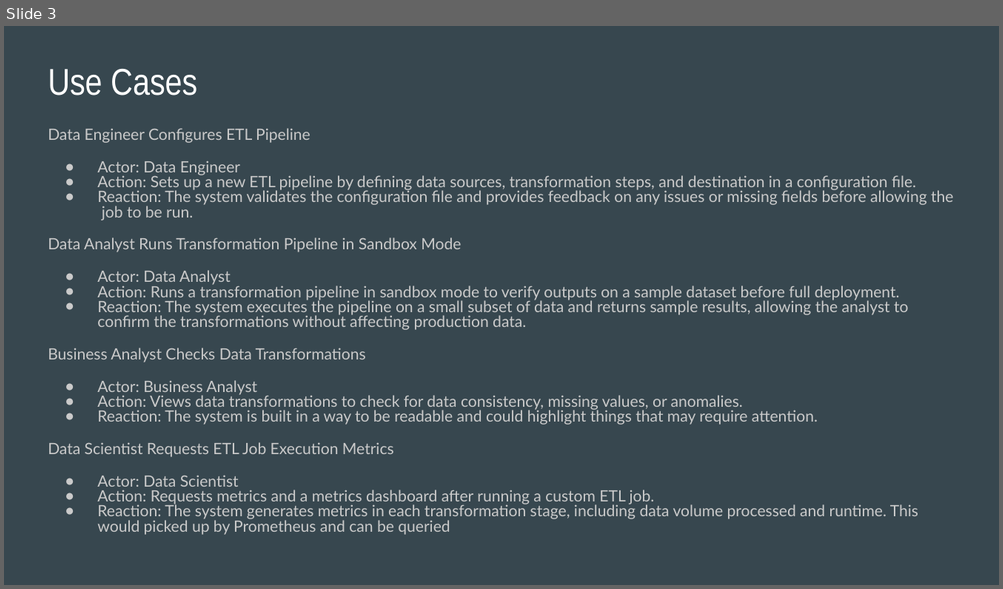
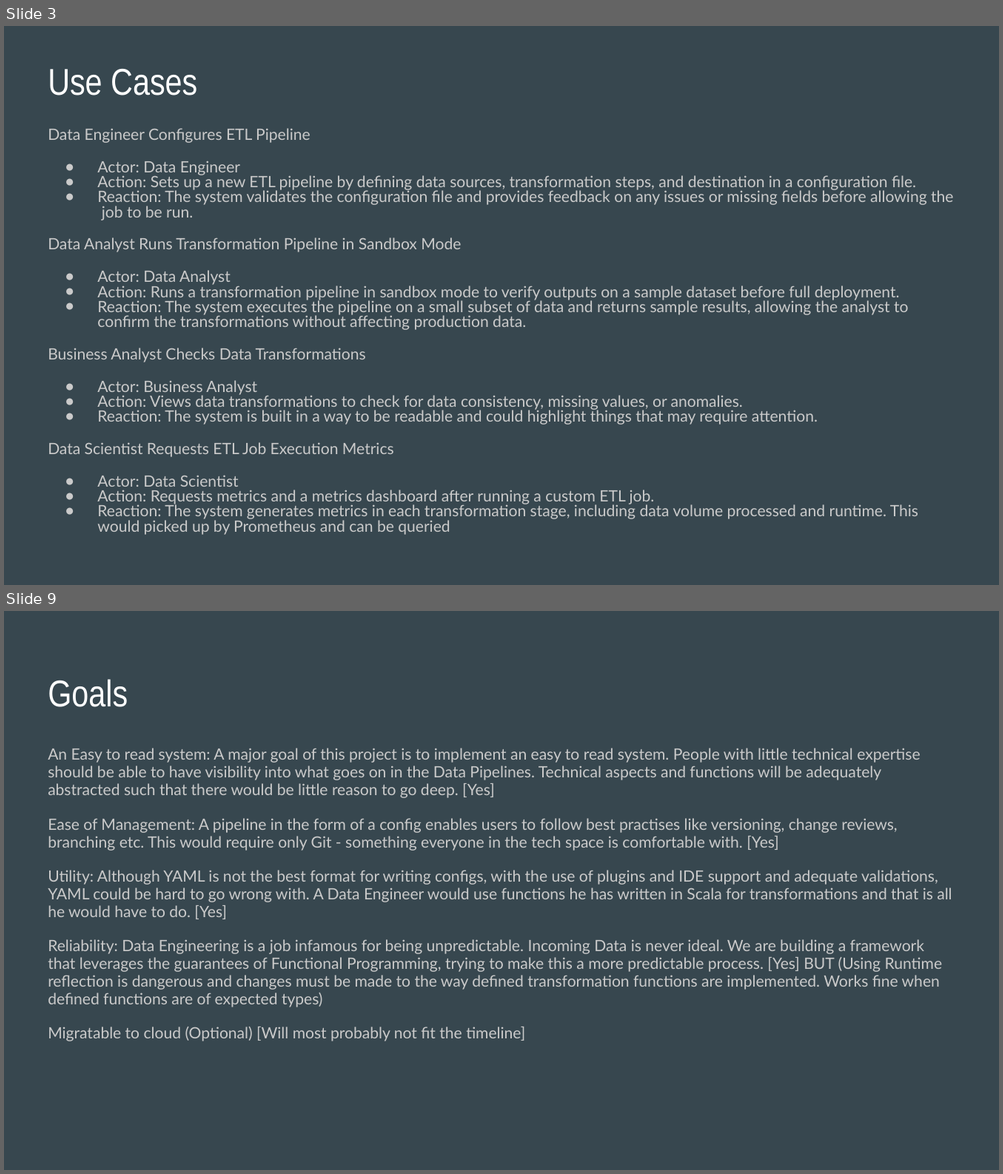
Before and after one commit to kumarc-rishikesh/sketls, a slide deck: docs/SCETLS_Final_Presentation.pptx. Shown one above the other, each under a label of ours: slide 3 before the commit, slides 3 and 9 after it; the slides between them are not shown. The pictures are 1003x589 and 1003x1174 pixels, drawn with LibreOffice and Linux fonts; fonts in the diff are those of the drawing. Boxes give left, top, right and bottom in pixels: in the first picture for what was removed or moved away, otherwise in the second. Text is boxed around its words. In the diff, an @@ line names an element or a change of style, - is before the commit and + after.

```diff
--- a/docs/SCETLS_Final_Presentation.pptx
+++ b/docs/SCETLS_Final_Presentation.pptx
@@ slide 9 added at bbox=[4, 611, 999, 1170], background #37474F @@
@@ title added at bbox=[48, 679, 128, 707], 27 pt, text #FFFFFF @@
+Goals
@@ text added at bbox=[48, 748, 951, 1042], 11.2 pt, text #CACACA @@
+An Easy to read system: A major goal of this project is to implement an easy to read system. People with little technical expertise should be able to have visibility into what goes on in the Data Pipelines. Technical aspects and functions will be adequately abstracted such that there would be little reason to go deep. [Yes]
+Ease of Management: A pipeline in the form of a config enables users to follow best practises like versioning, change reviews, branching etc. This would require only Git - something everyone in the tech space is comfortable with. [Yes]
+Utility: Although YAML is not the best format for writing configs, with the use of plugins and IDE support and adequate validations, YAML could be hard to go wrong with. A Data Engineer would use functions he has written in Scala for transformations and that is all he would have to do. [Yes]
+Reliability: Data Engineering is a job infamous for being unpredictable. Incoming Data is never ideal. We are building a framework that leverages the guarantees of Functional Programming, trying to make this a more predictable process. [Yes] BUT (Using Runtime reflection is dangerous and changes must be made to the way defined transformation functions are implemented. Works fine when defined functions are of expected types)
+Migratable to cloud (Optional) [Will most probably not fit the timeline]
```
Also in this commit, not shown: 4 slides changed, 1 other slide added, 3 slides removed, 1 other file.
